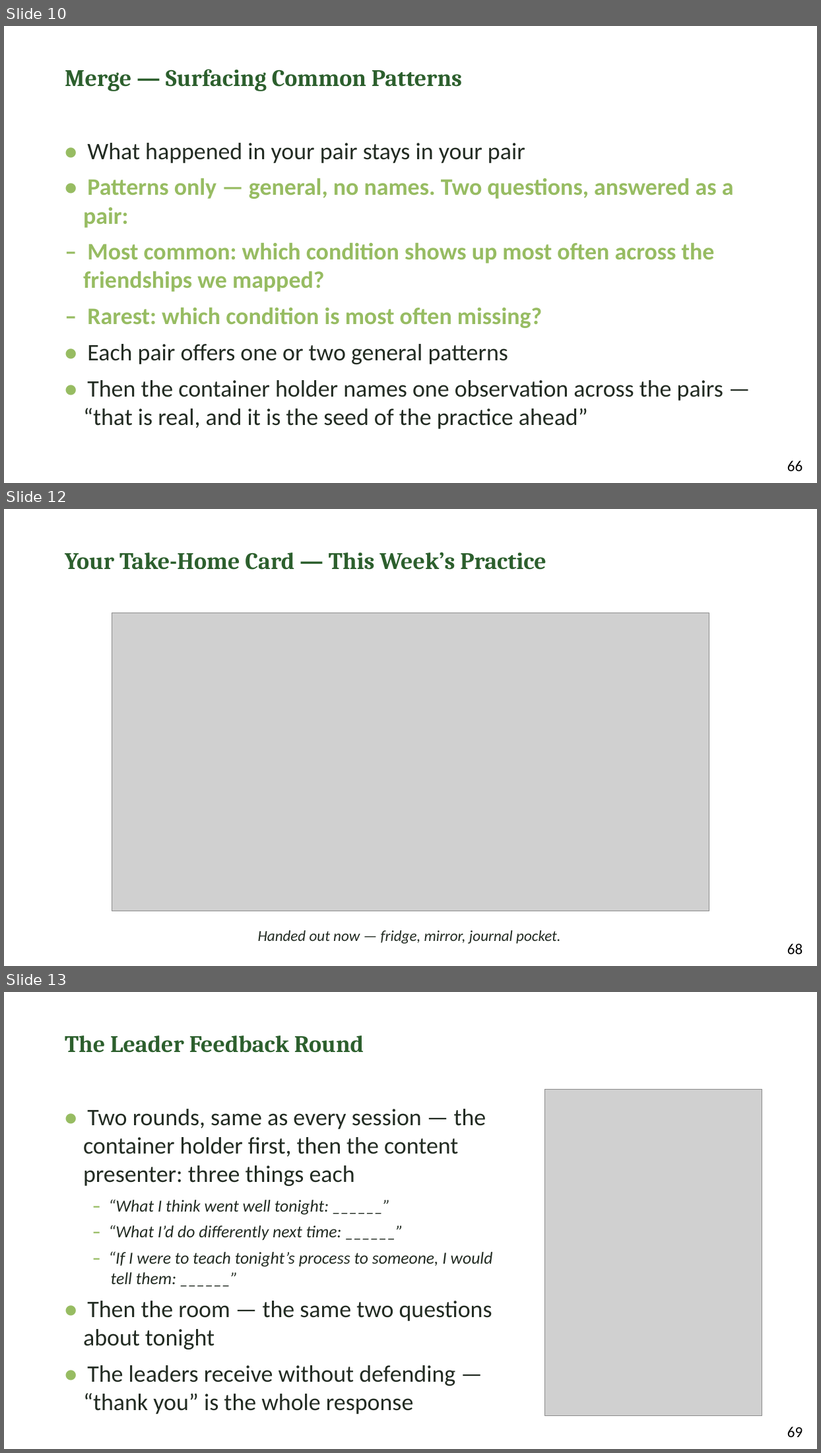
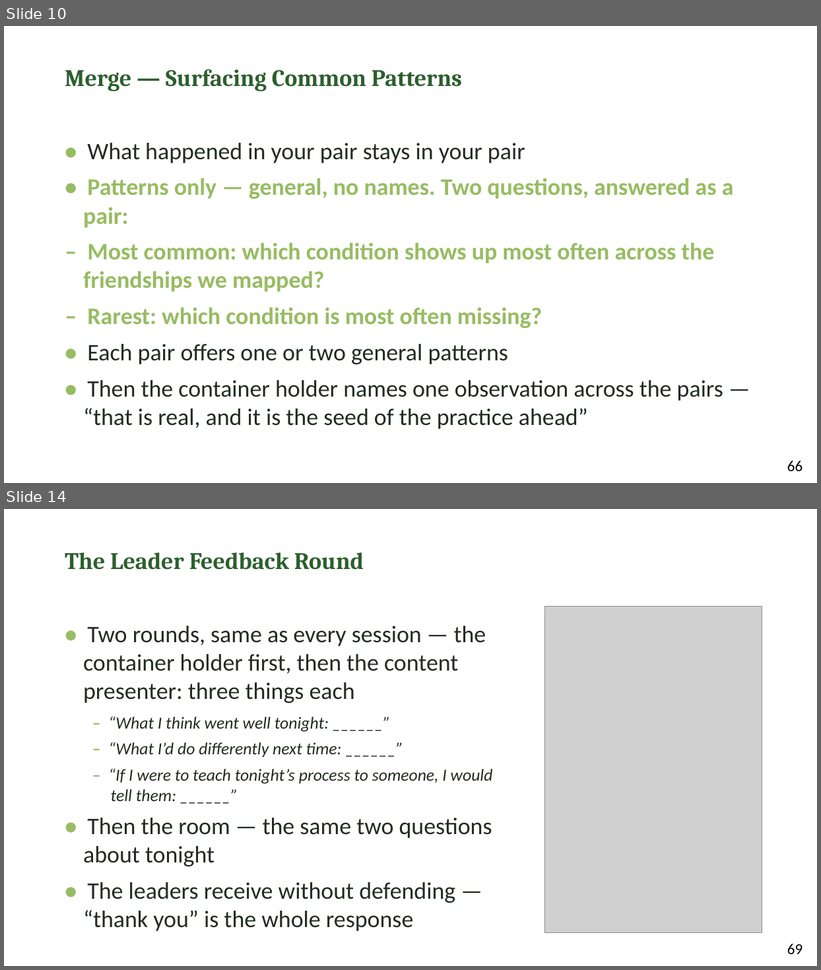
Before and after one commit to jgtittle-ministries/fellowship-of-the-heart-pilot-at-cca-dev, a slide deck: _implementation-notes/evening-series/FotH Evening Session 5 Slides DRAFT v1.pptx. Shown one above the other, each under a label of ours: slides 10, 12 and 13 before the commit, slides 10 and 14 after it; the slides between them are not shown. The pictures are 821x1453 and 821x970 pixels, drawn with LibreOffice and Linux fonts; fonts in the diff are those of the drawing; grey boxes stand for pictures. Boxes give left, top, right and bottom in pixels: in the first picture for what was removed or moved away, otherwise in the second. Text is boxed around its words. In the diff, an @@ line names an element or a change of style, - is before the commit and + after.

```diff
--- a/_implementation-notes/evening-series/FotH Evening Session 5 Slides DRAFT v1.pptx
+++ b/_implementation-notes/evening-series/FotH Evening Session 5 Slides DRAFT v1.pptx
@@ slide 12 removed at [4,509,817,966], background #FFFFFF @@
@@ text removed at [65,552,546,570] @@
-Your Take-Home Card — This Week’s Practice
@@ picture removed at [112,613,709,912] @@
@@ text removed at [258,931,560,944] @@
-Handed out now — fridge, mirror, journal pocket.
@@ text removed at [787,944,803,955] @@
-68
@@ what was slide 13 is now slide 14 @@
```
Also in this commit, not shown: 1 slide changed, 2 slides added, 4 other files.
